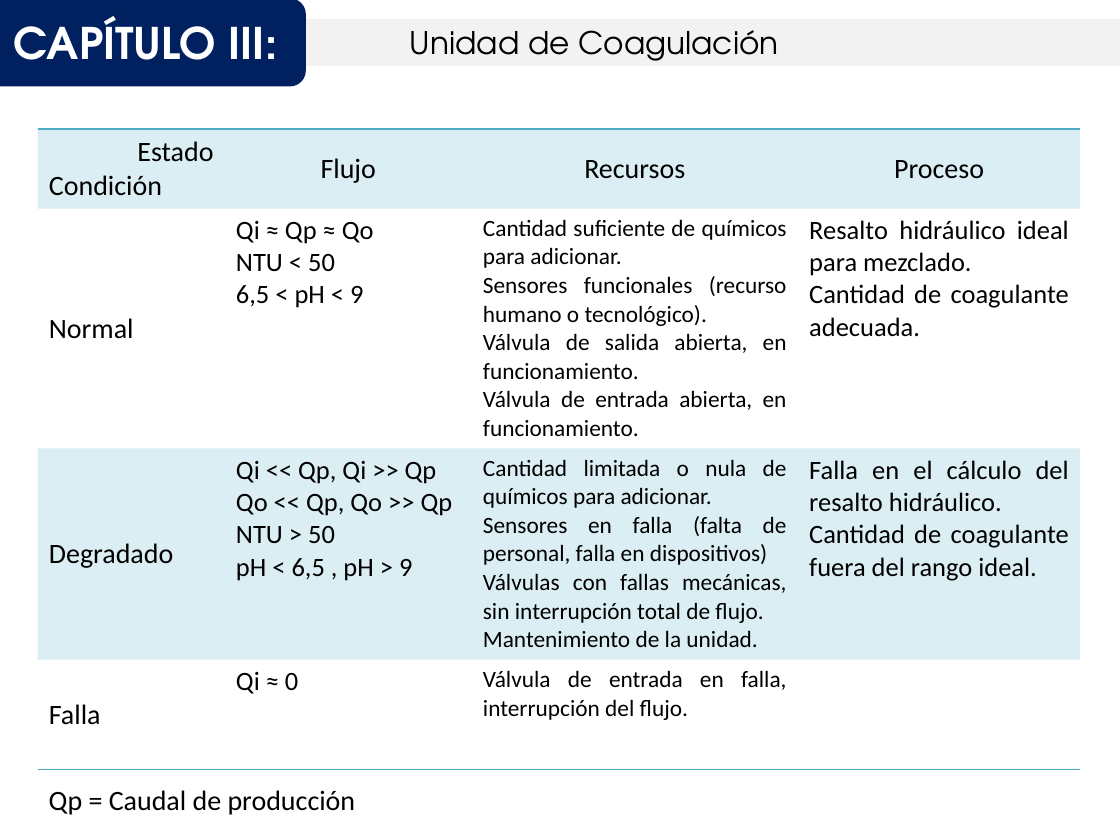
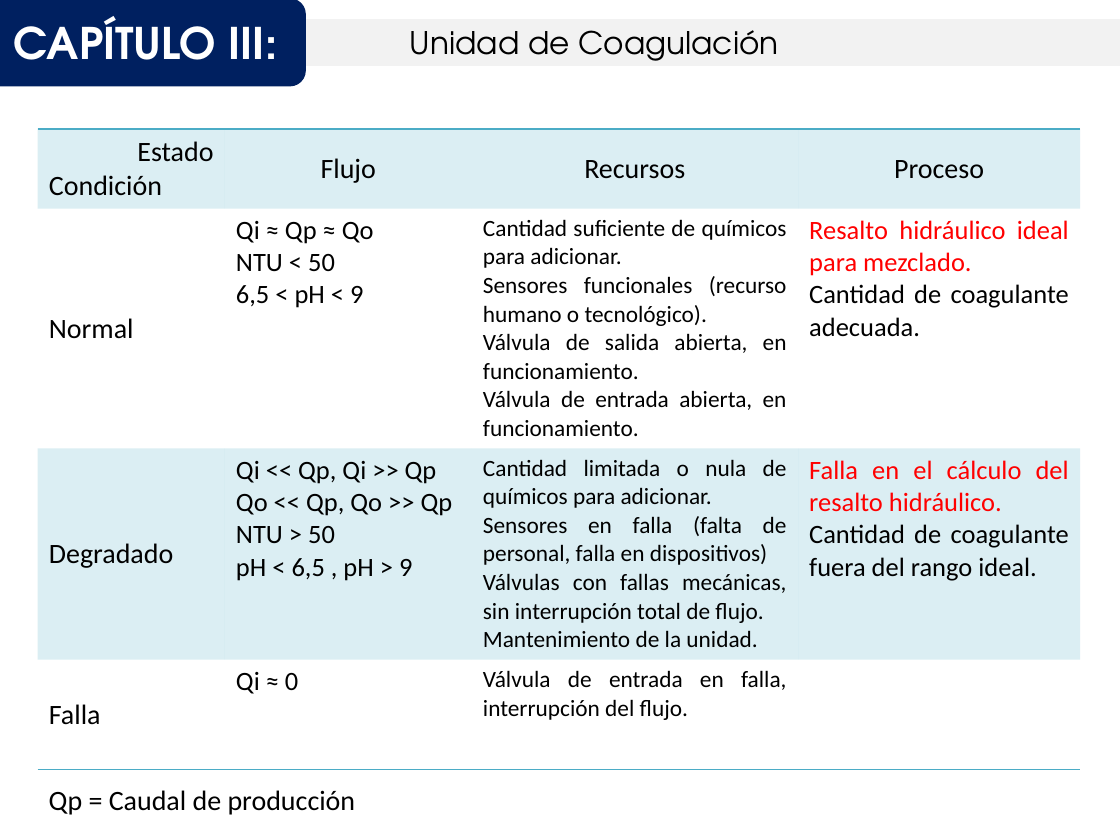
Before and after one commit to Ysislp/digital-twin-prop, a slide deck: slide 28 of Avance - Propuesta de Gemelo Digital.pptx. Drawn at 1120x840 pixels with LibreOffice and Linux fonts; fonts in the diff are those of the drawing. Boxes give left, top, right and bottom in pixels: in the first picture for what was removed or moved away, otherwise in the second. Text is boxed around its words. In the diff, an @@ line names an element or a change of style, - is before the commit and + after.

```diff
--- a/Avance - Propuesta de Gemelo Digital.pptx
+++ b/Avance - Propuesta de Gemelo Digital.pptx
@@ table at [38, 129, 1080, 759] @@
@@ text colour #000000 to #FF0000 in "Resalto hidráulico ideal para mezclado.", "Falla en el cálculo del resalto hidráulico." @@
```
Also in this commit, not shown: 10 other files.
